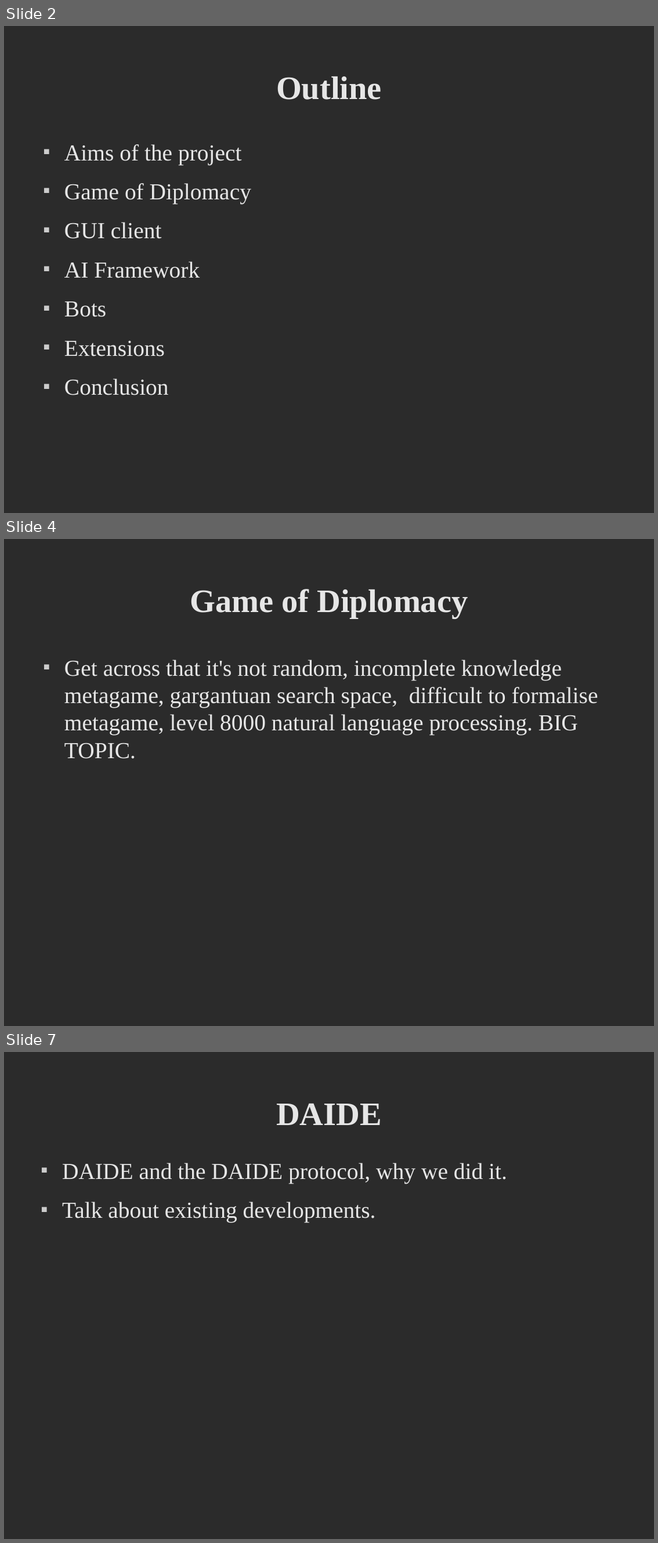
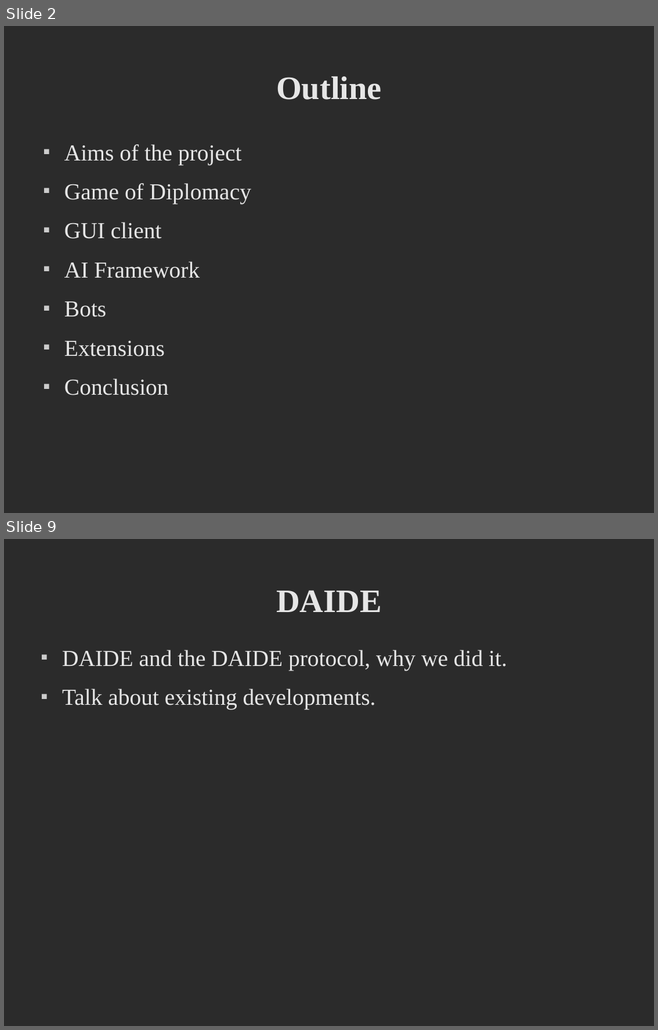
Before and after one commit to deltaluca/flappy, a slide deck: Presentation/ProjectDemonstration.odp. Shown one above the other, each under a label of ours: slides 2, 4 and 7 before the commit, slides 2 and 9 after it; the slides between them are not shown. The pictures are 658x1543 and 658x1030 pixels, drawn with LibreOffice and Linux fonts; fonts in the diff are those of the drawing; background and template pictures are left out; a plain dark background stands for a picture behind light text. Boxes give left, top, right and bottom in pixels: in the first picture for what was removed or moved away, otherwise in the second. Text is boxed around its words. In the diff, an @@ line names an element or a change of style, - is before the commit and + after.

Commit message:
added stuff on game of diplomacy, should be covered there

```diff
--- a/Presentation/ProjectDemonstration.odp
+++ b/Presentation/ProjectDemonstration.odp
@@ slide 4 removed at (x1=4, y1=539, x2=654, y2=1026), background picture (left out) @@
@@ title removed at (x1=190, y1=589, x2=467, y2=618) @@
-Game of Diplomacy
@@ text removed at (x1=64, y1=660, x2=598, y2=759) @@
-■ Get across that it's not random, incomplete knowledge metagame, gargantuan search space, difficult to formalise metagame, level 8000 natural language processing. BIG TOPIC.
@@ what was slide 7 is now slide 9 @@
```
Also in this commit, not shown: 1 slide changed, 5 slides added, 2 other slides removed.
